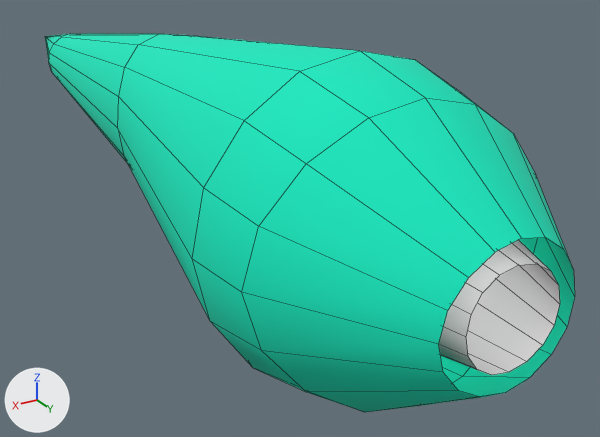
The FBX model Assets/particles/blueflame/blueflame.fbx, before and after one commit.
Both versions are drawn from a 50 mm lens placed at (0.177, 0.163, 0.134), pointed at (-0.05, -0.216, -0.055). Lighting does not change. The marker at lower left points along +X, +Y and +Z. Mesh edges are drawn as thin lines. Where no turn or scale is listed for an object, it has been applied to the vertices.

In view in the first picture: 'Flame'.
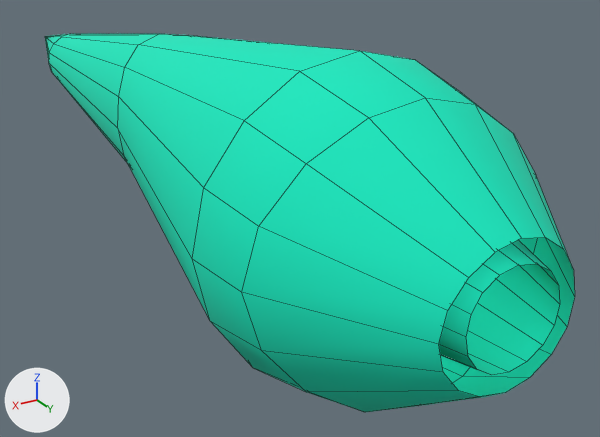
The newer file is also rescaled (x2.54) as a whole; pictures and numbers use the older file's frame.

What differs and where, as boxes (x1, y1, x2, y2) in the pictures (600 x 437 px):
```json
{"part": 1, "of": "me_flame", "change": "recoloured", "before": [439, 240, 560, 375], "after": [439, 240, 560, 375], "on screen": "white to cyan"}
```

Edits to the scene script, one JSON object a line:
```json
{"block": "me_flame", "where": "me_flame.from_pydata(...)  # 146 vertices, 144 faces; spans x -0.071..0.07, y -0.546..0.0, z -0.072..0.071"}
{"block": "me_flame", "where": "# used by ob_flame; location = (0.0, 0.0, 0.0)"}
{"block": "me_flame", "change": "me_flame part 1: all 64 faces that had it switch from mat_inner (white #e7e7e7) to mat_outer (cyan #00e7be)"}
```
